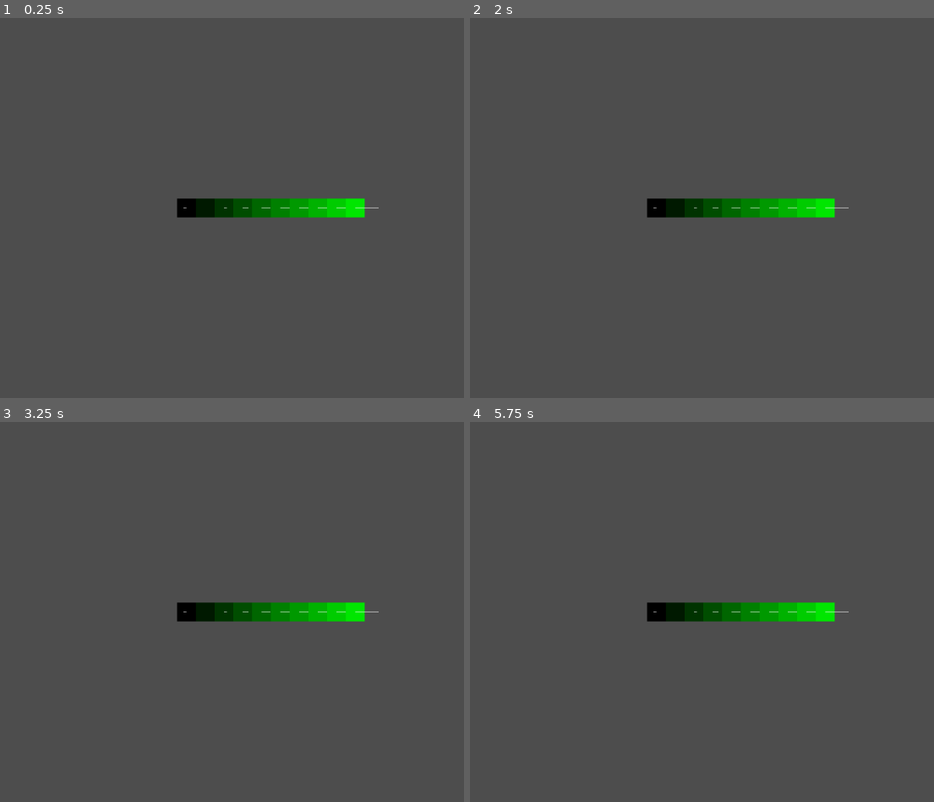
Above: before the commit, frames 1-4 (two rows, left to right).
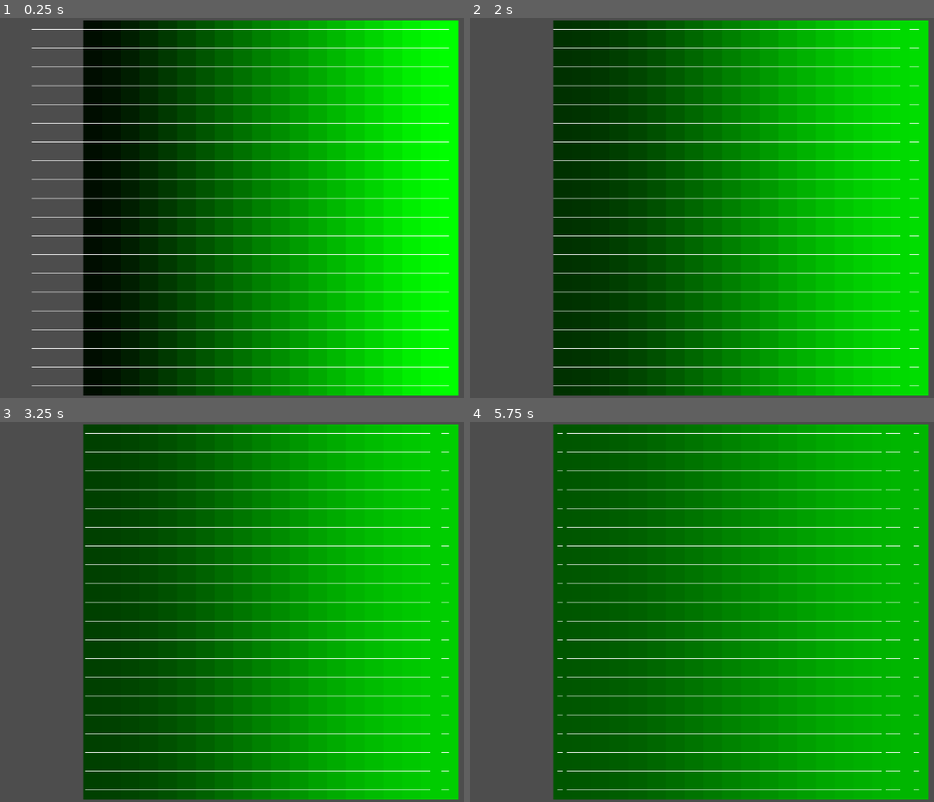
Above: after the commit, the same moments.

Repository: codingtime217/neaProject
Game: Godot game, scene res://node_2d.tscn
The game is run twice, just before and just after one commit, with the same random seed, the same clock (stepped at 60 frames per second) and the same inputs. The project has no main scene, so this scene is started directly.
Inputs:
- Up to frame 1 (0.25 s): no input
- Up to frame 2 (2 s): tap Enter at 1.25 s
- Up to frame 3 (3.25 s): tap Space at 2.75 s
- Up to frame 4 (5.75 s): tap Enter at 3.5 s; tap Space at 4.25 s

The runs differ from the first frame. In frame 1, 80% of the frame differs, in the area x 6-99%, y 0-100%; in frame 2, 79%; in frame 3, 79%; in frame 4, 80%.

Commit message:
Got fluxes working
HELL YEAH

Diff:
--- a/node_2d.tscn
+++ b/node_2d.tscn
@@ -6,4 +6,5 @@
 
 [node name="vectorfield" type="Node2D" parent="."]
 script = ExtResource("1_uf1fd")
-height = 1.0
+height = 20.0
+width = 20.0
--- a/vector_field_manager.gd
+++ b/vector_field_manager.gd
@@ -12,8 +12,7 @@
 func _generate_grid() -> void:
 	for i in width:
 		for j in height:
-			grid[Vector2(i,j)] = {"colour" = Color(0,i/width,0),"vector" = Vector2(16,16), "value" = i*10,"conductivity"	= 1.0,}
-
+			grid[Vector2(i,j)] = {"colour" = Color(0,i/width,0),"vector" = Vector2(0,0), "value" = 10*i,"conductivity"	= 1,"specificCapacity" = 100.0}
 func _draw() -> void:
 
 	var offset = get_viewport_rect().size/2
@@ -22,54 +21,72 @@
 		var screen_pos : Vector2 = (coord-Vector2(width/2,height/2)) * dimensions + offset
 		var screen_size := Vector2(32,32)
 		draw_rect(Rect2(screen_pos, screen_size), grid[coord]["colour"])
-		draw_line((screen_pos+Vector2(16,16)),(screen_pos+Vector2(16,16))+grid[coord]["vector"]/2,Color(1,1,1))
+		draw_line((screen_pos+Vector2(16,16)),(screen_pos+Vector2(16,16))+grid[coord]["vector"],Color(1,1,1))
 func _ready() -> void:
 	_generate_grid()
 
 	pass # Replace with function body.
 
-func _getneighbours(position = Vector2()):
-
+func _getneighbours(location = Vector2()):
 	var value
 	const fetchVectors = [Vector2(1,0),Vector2(-1,0),Vector2(0,1),Vector2(0,-1)]
 	var neighbours = []
+	var toFetch = Vector2(0,0)
 	#fetches the 4 tiles around the position given, in anticlockwise order from the left hand side
 	for i in fetchVectors:
-		value = grid.get(position+i,null)
+		toFetch = location + i
+		value = grid.get(toFetch,null)
 		if value != null:
 			neighbours.append(value)
 		else:
 			neighbours.append({"conductivity" = 0.0})
 	return neighbours
 
-func _getflux(tile1,tile2):
+func _getHeatFlux(tile1,tile2):
 	#finding heat flux using equation q = -kdeltaT, finding flux from 1 to 2
 	#q is flux, k is conductivty, detlaT is differecne in temp/distance
 	var distance = 0.1 #o.1 m
 	if tile1["conductivity"] == tile2["conductivity"]:
 		#smae material, this simplifies things
-		var dT = (tile2["value"] - tile1["value"])/distance
+		#print("not coid")
+		var dT = (tile1["value"] - tile2["value"])/distance # should find flux into tile1 (positive is tile1 going up)
 		return dT*-tile1["conductivity"]
 	else:
-		return 0 #i aint working this out yer
+		#print("void tile")
+		return 0.0 #i aint working this out yer
 
-func _overallFlux(pos1= Vector2()):
-	var neighbours = _getneighbours()
+func _overallFlux(pos1= Vector2()): #define flux from left to right as positive and right to left as negative
+	#flux down is pos, flux up is negative
+	#thus aligns with screen coords
+	var neighbours = _getneighbours(pos1)
 	var fluxes = []
-	for i in neighbours:
-		fluxes.append(_getflux(grid[pos1],i))
-	var net = Vector2()
-	net.x = fluxes[0] - fluxes[1]
-	net.y = fluxes[2] - fluxes[3]
-	print(net)
-	grid[pos1]["vector"] = net/10
+	var net  = 0.0
+	var flux = 0.0
+	for i in neighbours: #finds all the individual fluxes
+		flux =_getHeatFlux(grid[pos1],i)
+		fluxes.append(flux) #stores in an array for vector drawing
+		net += flux #sums them for the overall cahnge
+	var vFlux = Vector2()
+	vFlux.x = fluxes[1] - fluxes[0]
+	vFlux.y = fluxes[2] - fluxes[3] #makes the vector by resolving opposite sides
+	return [net,vFlux]
+
 
 func _update():
-	for i in width:
-		for j in height:
-			_overallFlux(Vector2(i,j))
-	queue_redraw()
-			#iterates through whole grid
+	var netFlux
+	var fluxes
+	var newGrid = grid.duplicate(true) #make a copy to overwrite everything at once
+	for currentCell in grid.keys():
+		#_overallFlux(Vector2(i,j))
+		#fluxIn =_summedFlux(currentCell)
+		fluxes =  _overallFlux(currentCell)
+		netFlux= fluxes[0]#get the overall change
+
+		newGrid[currentCell]["value"] += netFlux/newGrid[currentCell]["specificCapacity"] #change the temp
+		newGrid[currentCell]["vector"] = fluxes[1] #update vector
+		newGrid[currentCell]["colour"] = Color(0,newGrid[currentCell]["value"]/180,0) #update colour, need better func to have a wider range of colour than black to green
+	grid = newGrid #overwrite grid
+	queue_redraw() #redraw
 
 
 
